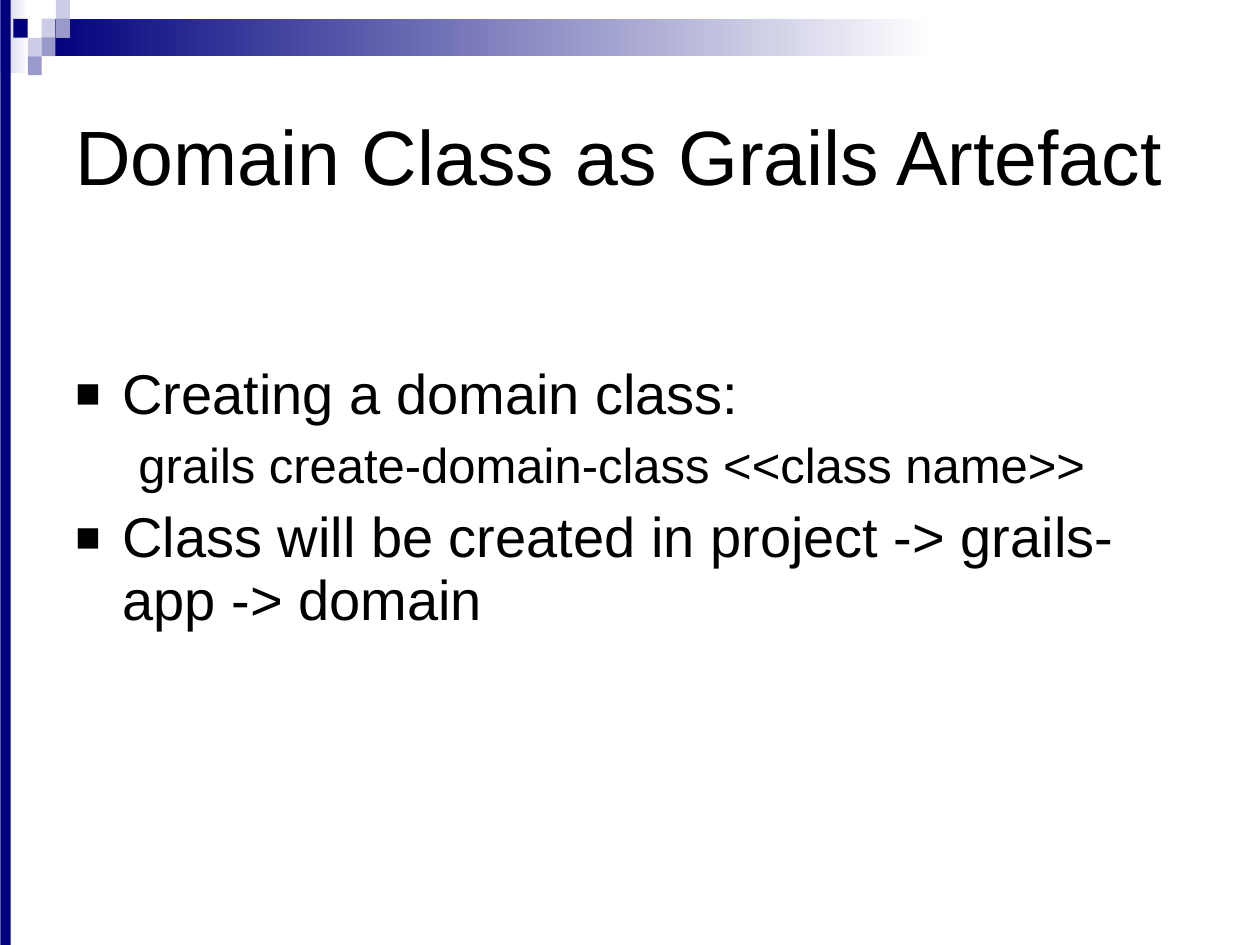
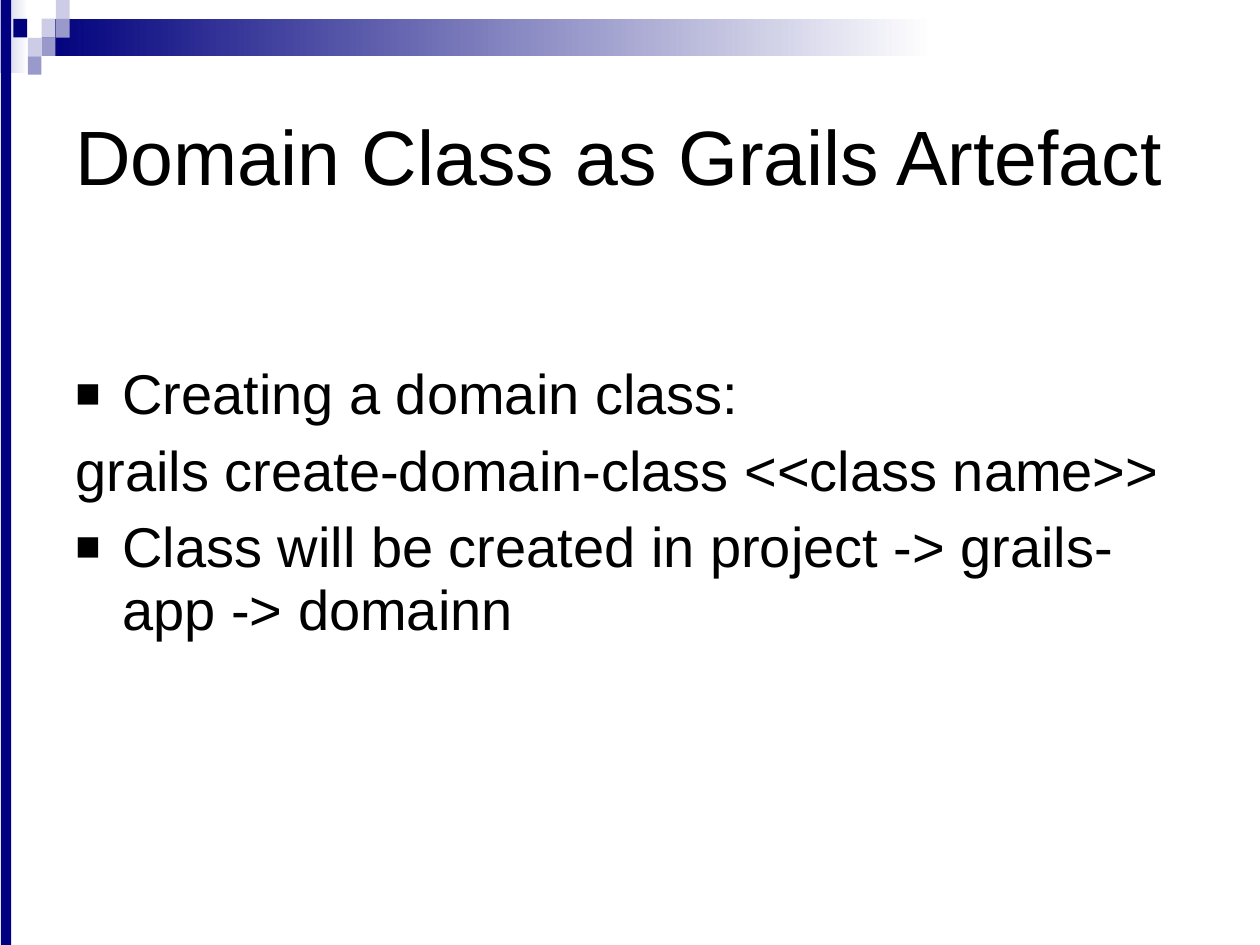
Before and after one commit to meudaypratap/grailsdomain1, a slide deck: slide 4 of Domain_Classses_1.ppt. Drawn at 1260x945 pixels with LibreOffice and Linux fonts; fonts in the diff are those of the drawing; background and template pictures are left out. Boxes give left, top, right and bottom in pixels: in the first picture for what was removed or moved away, otherwise in the second. Text is boxed around its words. In the diff, an @@ line names an element or a change of style, - is before the commit and + after.

Commit message:
Updated ppt

```diff
--- a/Domain_Classses_1.ppt
+++ b/Domain_Classses_1.ppt
@@ text at (75,373,1158,501): size 28 to 32 pt in "grails create-domain-class <<class name>>"; list level 2 to 1 in "grails create-domain-class <<class name>>" @@
@@ text at (122,526,1113,640): text changed @@
-■ Class will be created in project -> grails-app -> domain
+■ Class will be created in project -> grails-app -> domainn
```
Also in this commit, not shown: 9 other slides changed, 1 slide added, 2 slides removed.
